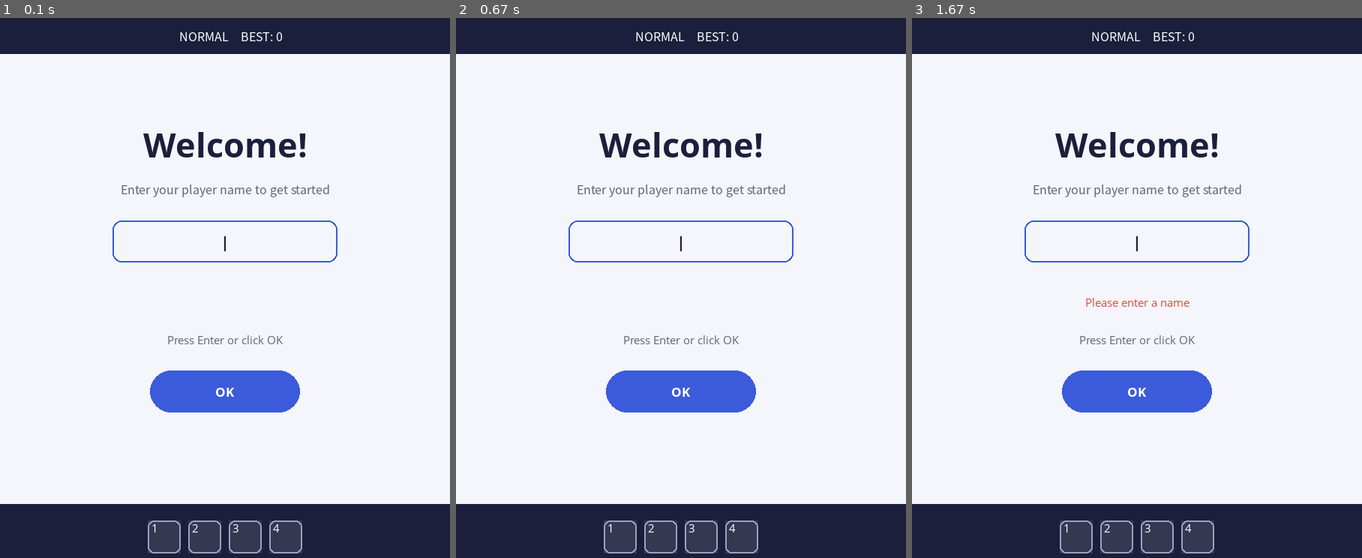
Above: before the commit, frames 1-3 (left to right).
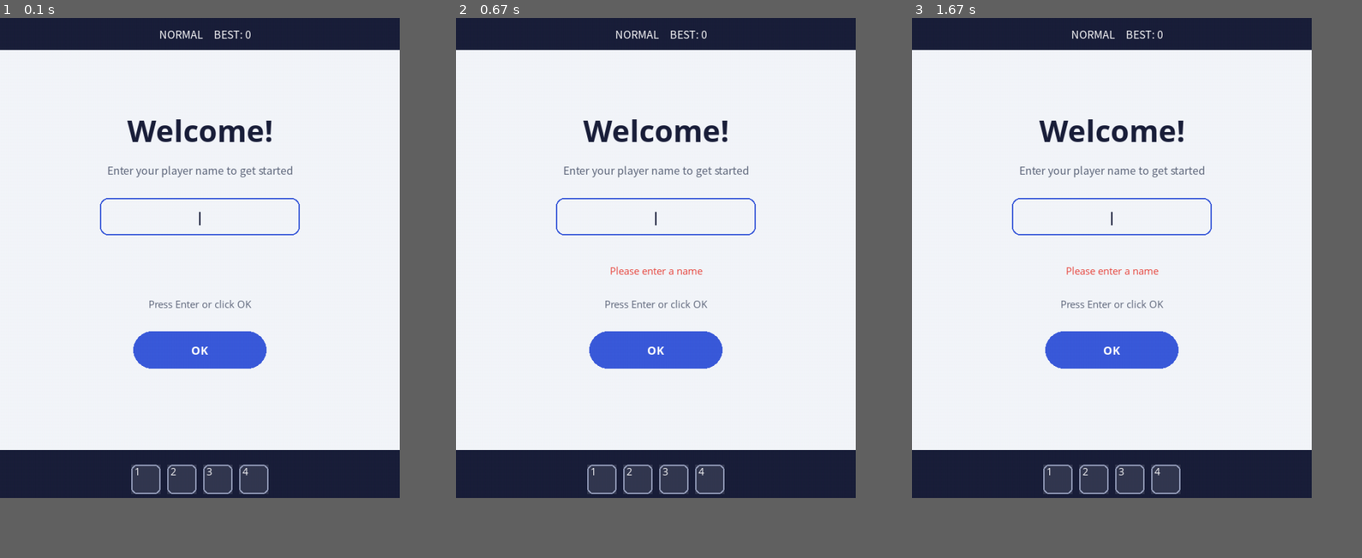
Above: after the commit, the same moments.

Repository: mhiroshijsg-dot/snake-game-pygame
Game: pygame game, started from snakegame.py
Same seed, same stepped clock (60 frames per second), same inputs: the game is played once before the commit and once after it.
Inputs (mouse positions are in pixels of both pictures, inside the frame that each line leads up to):
- Up to frame 1 (0.1 s): no input
- Up to frame 2 (0.67 s): press the mouse at (654, 347) at 0.37 s; move the mouse to (591, 266) at 0.47 s; release the mouse at (532, 185) at 0.6 s
- Up to frame 3 (1.67 s): tap Enter at 0.67 s
In our replay, the window is 600x720 before the commit and 533x640 after it. These sizes can differ from the game's own. Grey fills any space a smaller window leaves; there, only what the larger window draws over its background counts as a difference.

The runs differ from the first frame. In frame 1, 27% of the frame differs, in the area x 0-100%, y 0-100%; in frame 2, 27%; in frame 3, 27%.

Commit message:
Robustness + small-display support
- crashlog: don't log KeyboardInterrupt/SystemExit (dev stop is not a crash)
- Window auto-scales down on monitors smaller than 600x720; game renders
  to a fixed logical canvas so gameplay/coordinates are unchanged
- Shop unlock reveal and How to Play tolerate catalog entries missing
  name/desc/price
- UserManager write methods are no-ops before registration (no ghost
  None user)

Co-Authored-By: Claude Fable 5 <noreply@anthropic.com>

Diff:
--- a/crashlog.py
+++ b/crashlog.py
@@ -14,6 +14,10 @@
 class CrashLogger:
     # sys.excepthook として呼ばれる（未捕捉例外で必ず通る）
     def __call__(self, exc_type, exc, tb):
+        # Ctrl-C / IDEの停止ボタン / 正常終了はクラッシュではないので記録しない
+        if issubclass(exc_type, (KeyboardInterrupt, SystemExit)):
+            sys.__excepthook__(exc_type, exc, tb)
+            return
         try:
             with open(LOG_FILE, "a", encoding="utf-8") as f:
                 f.write(f"--- {datetime.now():%Y-%m-%d %H:%M:%S} v{theme.APP_VERSION} ---\n")
--- a/shop_screen.py
+++ b/shop_screen.py
@@ -143,18 +143,19 @@
         for button in self.buttons:
             button.draw(surface)
 
-    # 初回開放の説明ページ（大きいアイコン＋名前＋効果の説明）
+    # 初回開放の説明ページ（大きいアイコン＋名前＋効果の説明）。
+    # 将来カタログに desc/price を書き忘れても落とさない（.get で既定値に落とす）
     def _draw_reveal(self, surface):
         item = self.reveal
         theme.draw_text(surface, "NEW POTION UNLOCKED!", 0, 220, theme.GOLD, theme.FONT_BIG)
         cx, cy = theme.to_screen(0, 120)
         draw_item_icon(surface, item["key"], int(cx), int(cy), scale=2.2)
-        theme.draw_text(surface, item["name"], 0, 40, theme.TEXT, theme.FONT_BUTTON)
+        theme.draw_text(surface, item.get("name", item["key"]), 0, 40, theme.TEXT, theme.FONT_BUTTON)
         y = -10
-        for line in item["desc"]:
+        for line in item.get("desc", []):
             theme.draw_text(surface, line, 0, y, theme.TEXT_DIM, theme.FONT_SCORE)
             y -= 28
-        theme.draw_text(surface, f'Price: {item["price"]} pt', 0, y - 12,
+        theme.draw_text(surface, f'Price: {item.get("price", 0)} pt', 0, y - 12,
                         theme.TEXT, theme.FONT_SCORE)
 
     def handle_click(self, x, y):
--- a/snakegame.py
+++ b/snakegame.py
@@ -12,7 +12,6 @@
 import theme
 import crashlog
 
-# TODO: 画面のpx数に応じて拡大縮小できるようにしようを変更する？
 # TODO: magnet, shield同時発動中、片方が効果切れの点滅というのはUIが少しみにくい
 # TODO: 一定のスコアを超えたらポイントを消費して最初からスコアと長さを持った状態から始められるようにする？
 # TODO: アイテム数を増やす（ショップのカタログに unlock_score 付きで1行足す方式）
@@ -37,7 +36,18 @@
     pygame.display.set_icon(pygame.image.load(theme.resource_path("assets/icon_64.png")))
 except (OSError, pygame.error):
     pass
-surface = pygame.display.set_mode((theme.WIDTH, theme.HEIGHT))
+
+# 画面が論理解像度(600x720)より小さいモニターでは、ウィンドウだけ縮小する。
+# ゲームは常に 600x720 のキャンバスへ描き、表示時に SCALE 倍で縮小転送するので
+# 座標系・速度・当たり判定などのゲーム性は一切変わらない。
+SCALE = theme.display_scale()
+if SCALE < 1.0:
+    window = pygame.display.set_mode((int(theme.WIDTH * SCALE), int(theme.HEIGHT * SCALE)))
+    surface = pygame.Surface((theme.WIDTH, theme.HEIGHT))  # 描画は常にこの論理キャンバスへ
+else:
+    window = pygame.display.set_mode((theme.WIDTH, theme.HEIGHT))
+    surface = window  # 等倍なら縮小転送を挟まない（従来どおり）
+
 pygame.display.set_caption(f"Snake Game v{theme.APP_VERSION}")
 clock = pygame.time.Clock()
 
@@ -104,10 +114,11 @@
             elif event.key in (pygame.K_1, pygame.K_2, pygame.K_3, pygame.K_4):
                 # 数字キーで下部スロットのアイテムを使う（プレイ中のみ反応）
                 state.use_item(event.key - pygame.K_1)
+        # マウスはウィンドウ座標で来るので、縮小表示中は SCALE で論理座標へ割り戻す
         elif event.type == pygame.MOUSEBUTTONDOWN:
-            state.handle_click(*theme.to_world(*event.pos))
+            state.handle_click(*theme.to_world(event.pos[0] / SCALE, event.pos[1] / SCALE))
         elif event.type == pygame.MOUSEMOTION:
-            state.handle_motion(*theme.to_world(*event.pos))
+            state.handle_motion(*theme.to_world(event.pos[0] / SCALE, event.pos[1] / SCALE))
 
     # 実プレイ中だけマウスカーソルを隠す（メニュー・設定・ゲームオーバーは
     # ボタンをクリックするので表示しておく）。状態が変わった時だけ差し替える。
@@ -177,6 +188,9 @@
     # 下部アイテム帯のスロットは常時表示。残り時間バーは効果中のみ各スロット上に出る。
     items.draw(surface)
     state.draw(surface)
+    # 縮小表示中は論理キャンバスをウィンドウサイズへ縮小転送してから反映
+    if surface is not window:
+        pygame.transform.smoothscale(surface, window.get_size(), window)
     pygame.display.flip()
 
 pygame.quit()
--- a/theme.py
+++ b/theme.py
@@ -115,6 +115,20 @@
     return (sx - PLAY_W / 2, HUD_HEIGHT + PLAY_H / 2 - sy)
 
 
+# モニターが論理解像度(WIDTH x HEIGHT)より小さい場合のウィンドウ縮小倍率（最大1.0）。
+# pygame.init() 後・set_mode() 前に呼ぶこと。画面情報が取れない環境では等倍。
+def display_scale():
+    try:
+        info = pygame.display.Info()
+        avail_w = info.current_w - 20   # ウィンドウ枠ぶんの余裕
+        avail_h = info.current_h - 80   # タイトルバー・メニューバー/タスクバーぶんの余裕
+        if avail_w <= 0 or avail_h <= 0:
+            return 1.0
+        return min(1.0, avail_w / WIDTH, avail_h / HEIGHT)
+    except pygame.error:
+        return 1.0
+
+
 # フォント実体をキャッシュして返す（pygame.font.init 後に呼ぶこと）
 _font_cache = {}
 
--- a/tutorial_screen.py
+++ b/tutorial_screen.py
@@ -80,7 +80,10 @@
         if users is not None:
             for item in SHOP_ITEMS:
                 if users.has_seen_item(item["key"]):
-                    result.append((item["name"], item["desc"], "potion:" + item["key"]))
+                    # desc/name はカタログの書き忘れがあっても落とさない
+                    result.append((item.get("name", item["key"]),
+                                   item.get("desc", []),
+                                   "potion:" + item["key"]))
         return result
 
     # 1ページぶんの中身（タイトル・イラスト・本文）を描く。ボタン類は呼び出し側が描く
--- a/users.py
+++ b/users.py
@@ -146,7 +146,11 @@
             self.current = name
             self.save()
 
+    # 現在ユーザーのレコード。未登録（current=None）の間に書き込み系が呼ばれても
+    # None キーの幽霊ユーザーを作らないよう、使い捨ての空レコードを返す
     def _record(self):
+        if self.current is None:
+            return self._blank_record()
         return self.users.setdefault(self.current, self._blank_record())
 
     def high_score(self, difficulty):
